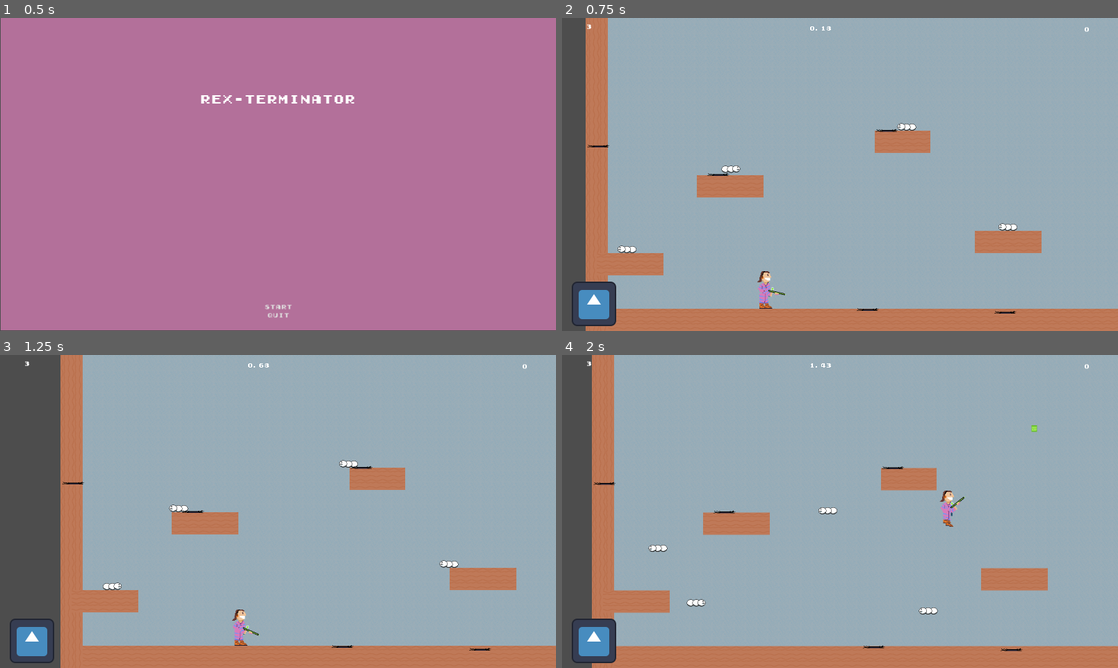
Above: before the commit, frames 1-4 (two rows, left to right).
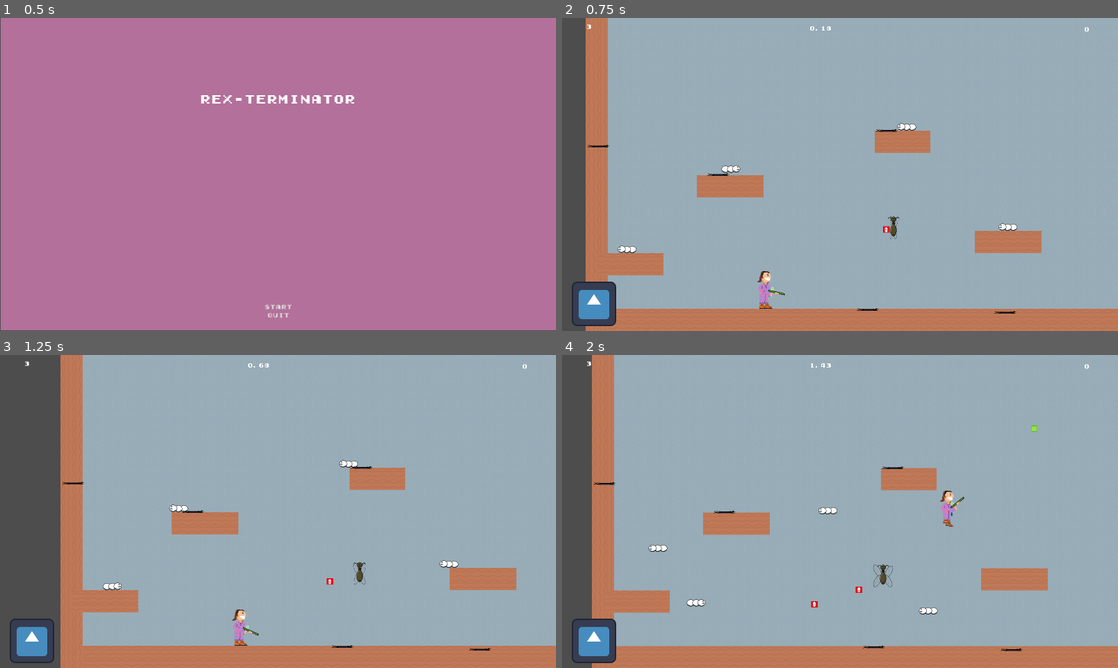
Above: after the commit, the same moments.

Repository: deruitda/ludum-dare-56
Game: Godot game, scene res://scenes/core/main.tscn
Same seed, same stepped clock (60 frames per second), same inputs: the game is played once before the commit and once after it. The engine's default icon, where the game draws it, is replaced by a stand-in: a white triangle on a blue panel in a dark square.
Inputs (mouse positions are in pixels of both pictures, inside the frame that each line leads up to):
- Up to frame 1 (0.5 s): no input
- Up to frame 2 (0.75 s): click "Start" at 0.5 s
- Up to frame 3 (1.25 s): no input
- Up to frame 4 (2 s): move the mouse to (962, 495) at 1.27 s; press the mouse at (962, 495) at 1.28 s; hold D (move_right) from 1.28 s (still down); tap Space (jump) at 1.52, 1.82 s

Frame 1 is identical in both runs. In frame 2, 0.1% of the frame differs, in the area x 57-61%, y 63-71%; in frame 3, 0.1%; in frame 4, 0.2%, in the area x 44-60%, y 66-81%.

Commit message:
fixing some termite stuff

Diff:
--- a/scenes/enemies/termite_alate.tscn
+++ b/scenes/enemies/termite_alate.tscn
@@ -1,4 +1,3 @@
-[gd_scene load_steps=35 format=3 uid="uid://bbumsja2jwtyt"]
 [gd_scene load_steps=37 format=3 uid="uid://bbumsja2jwtyt"]
 
 [ext_resource type="Script" path="res://scenes/enemies/termite_alate.gd" id="1_p2glw"]
--- a/scenes/enemies/termite_bullet.tscn
+++ b/scenes/enemies/termite_bullet.tscn
@@ -7,7 +7,7 @@
 
 [node name="TermiteBullet" type="Area2D"]
 collision_layer = 64
-collision_mask = 16
+collision_mask = 22
 script = ExtResource("1_8evh1")
 speed = 200.0
 
